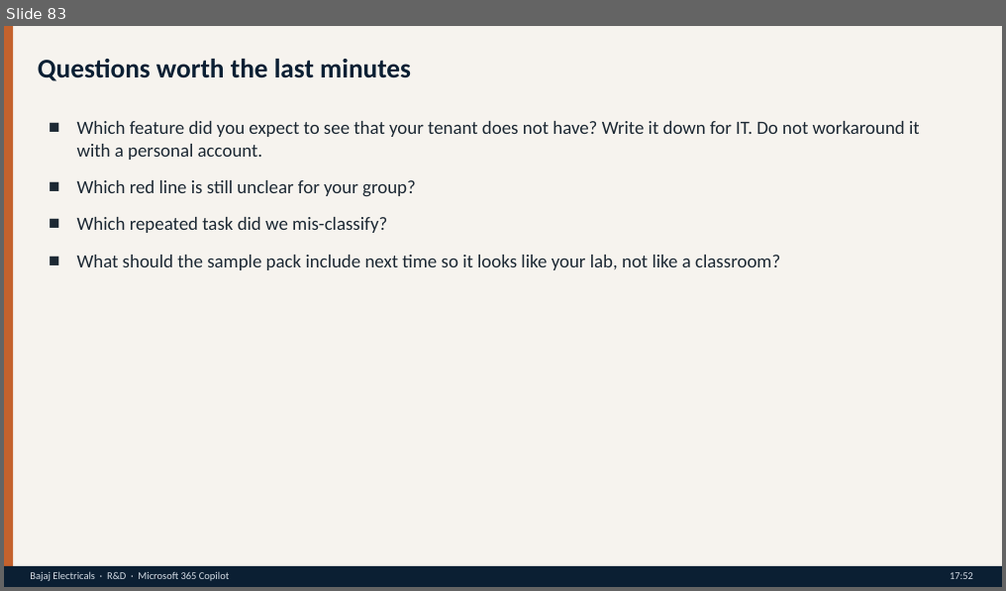
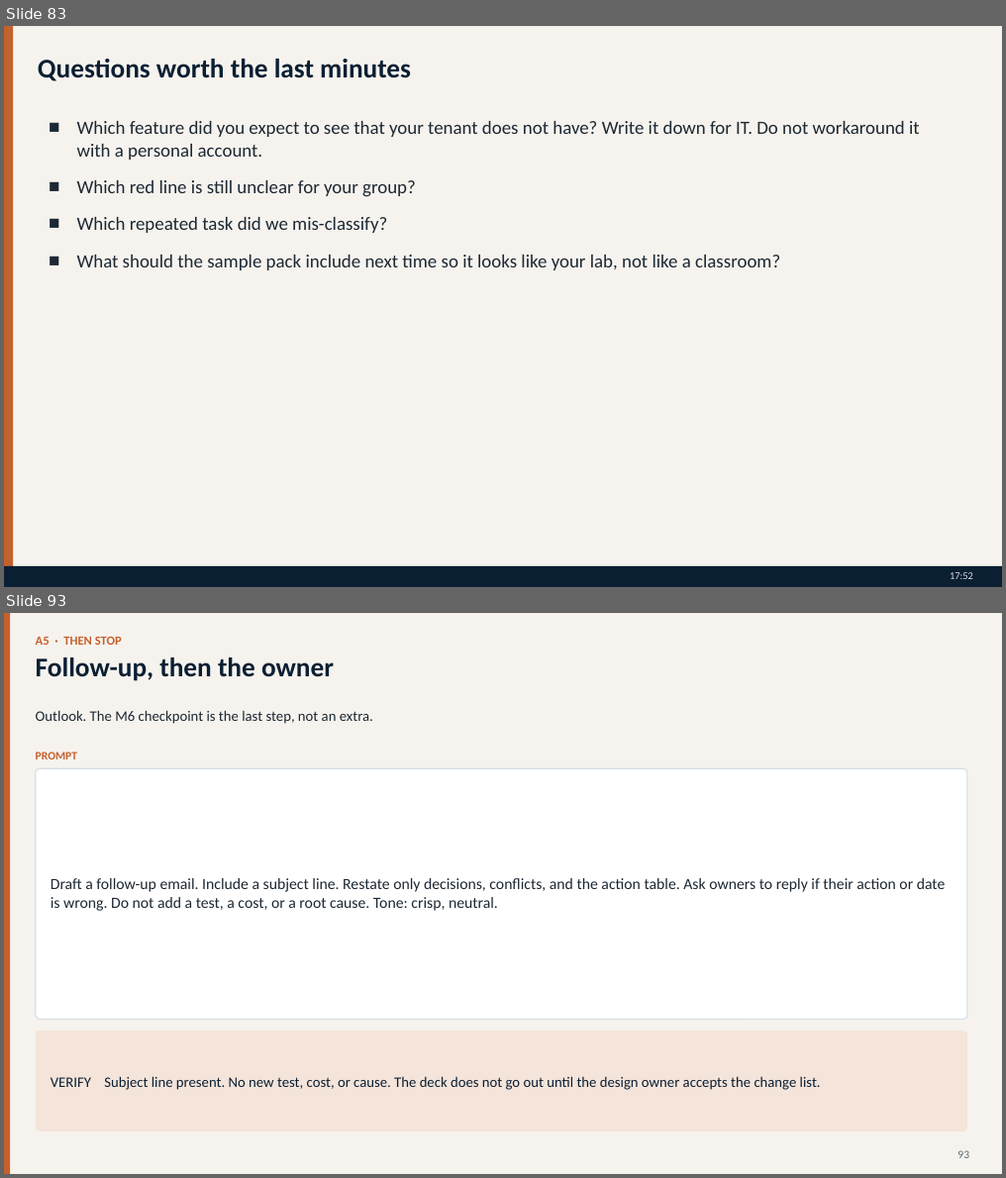
Before and after one commit to vikash-verma-profile/copiolot-bajaj-Tech, a slide deck: content/Copilot.pptx. Shown one above the other, each under a label of ours: slide 83 before the commit, slides 83 and 93 after it; the slides between them are not shown. The pictures are 1006x591 and 1006x1178 pixels, drawn with LibreOffice and Linux fonts; fonts in the diff are those of the drawing. Boxes give left, top, right and bottom in pixels: in the first picture for what was removed or moved away, otherwise in the second. Text is boxed around its words. In the diff, an @@ line names an element or a change of style, - is before the commit and + after.

```diff
--- a/content/Copilot.pptx
+++ b/content/Copilot.pptx
@@ slide 93 added at bbox=[4, 613, 1002, 1174], background #F6F3EE @@
@@ rectangle added at bbox=[4, 613, 10, 1174], fill #C4622D @@
@@ text added at bbox=[36, 636, 122, 645], 12 pt, text #C4622D, bold @@
+A5 · THEN STOP
@@ text added at bbox=[36, 658, 334, 681], 26 pt, text #0B1F33, bold @@
+Follow-up, then the owner
@@ text added at bbox=[36, 710, 373, 724], 14 pt, text #1C2833 @@
+Outlook. The M6 checkpoint is the last step, not an extra.
@@ text added at bbox=[36, 752, 77, 760], 11 pt, text #C4622D, bold @@
+PROMPT
@@ rounded rectangle added at bbox=[36, 768, 967, 1020], fill #FFFFFF, outline #D5DDE6 1 pt @@
@@ text added at bbox=[51, 878, 945, 911], 15 pt, text #1C2833 @@
+Draft a follow-up email. Include a subject line. Restate only decisions, conflicts, and the action table. Ask owners to reply if their action or date is wrong. Do not add a test, a cost, or a root cause. Tone: crisp, neutral.
@@ rounded rectangle added at bbox=[36, 1031, 967, 1132], fill #F4E4DA @@
@@ text added at bbox=[51, 1076, 821, 1090], 14 pt, text #0B1F33 @@
+VERIFY Subject line present. No new test, cost, or cause. The deck does not go out until the design owner accepts the change list.
@@ text added at bbox=[957, 1151, 969, 1158], 11 pt, text #5C6B7A @@
+93
@@ slide 83 changed as well @@
@@ text removed at bbox=[30, 571, 229, 581] @@
-Bajaj Electricals · R&D · Microsoft 365 Copilot
```
Also in this commit, not shown: 67 other slides changed, 31 other slides added, 8 other files.
